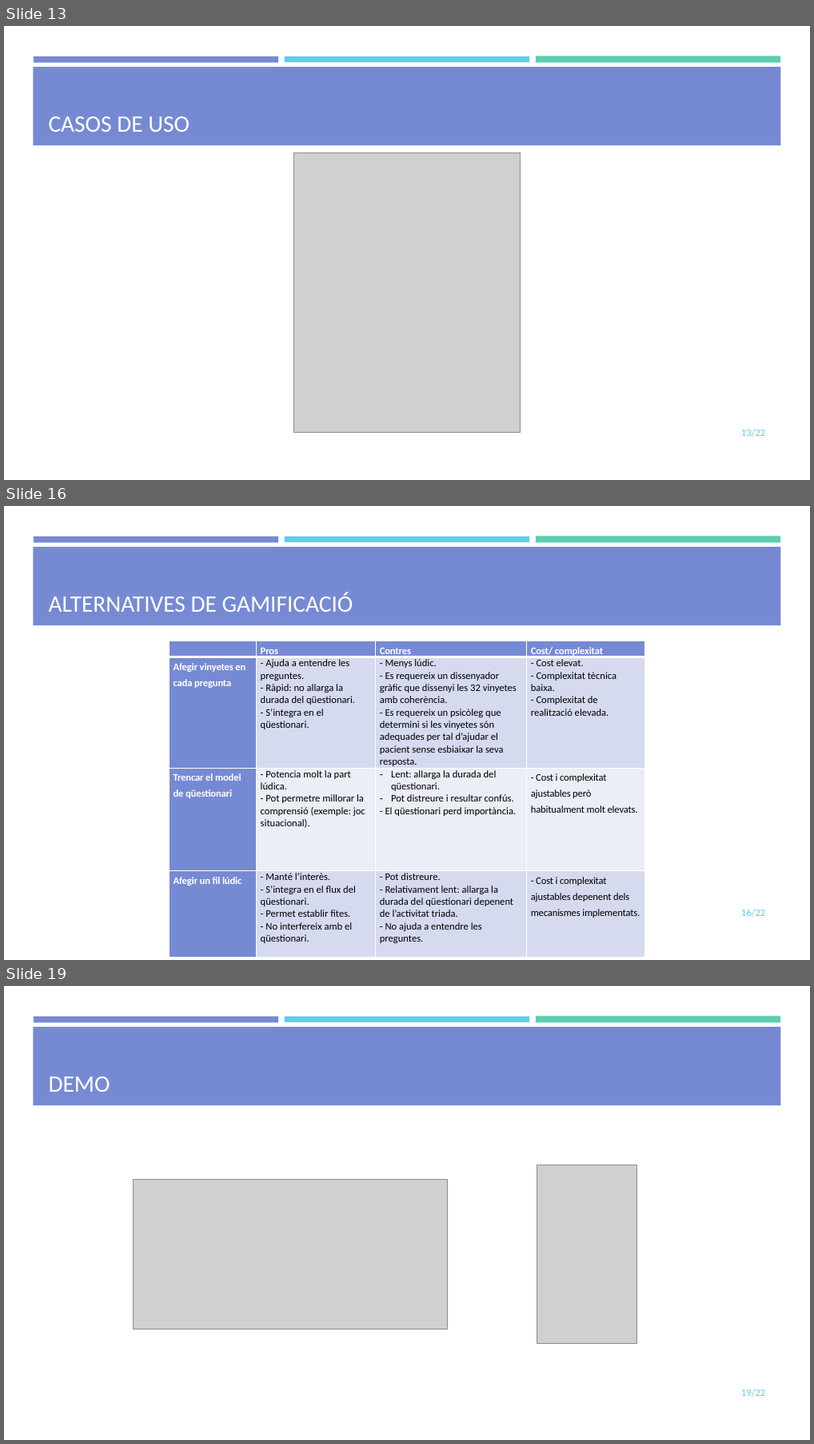
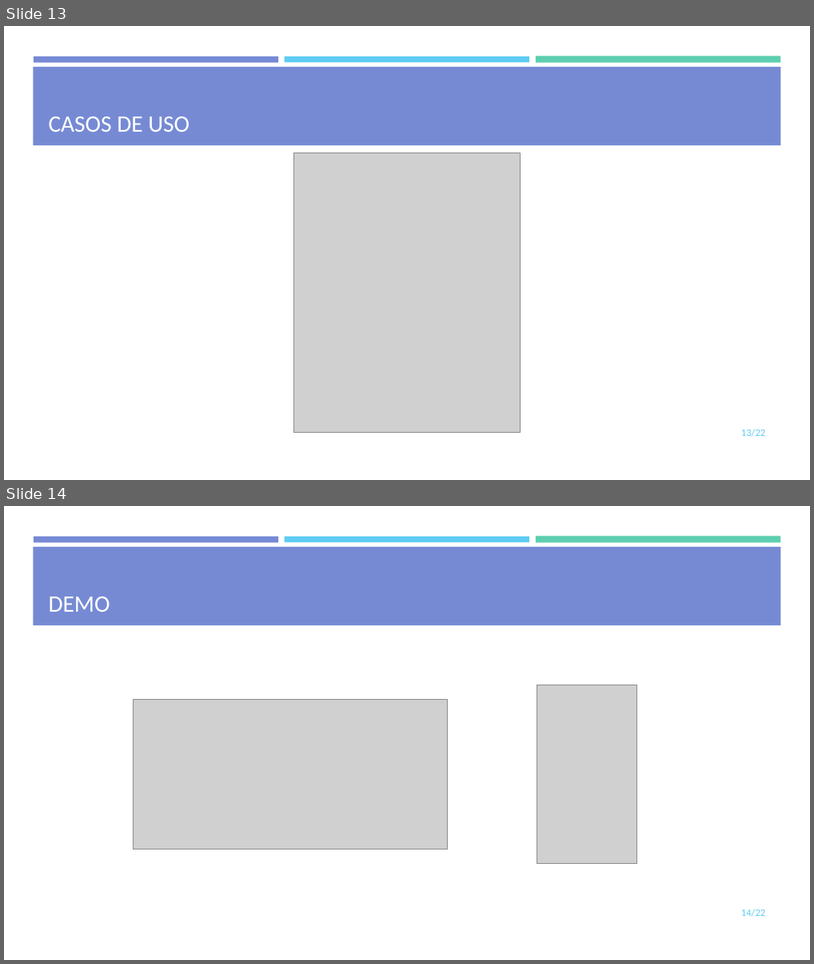
Before and after one commit to mdlunag/tfg, a slide deck: tfg_presentacio.pptx. Shown one above the other, each under a label of ours: slides 13, 16 and 19 before the commit, slides 13 and 14 after it; the slides between them are not shown. The pictures are 814x1444 and 814x964 pixels, drawn with LibreOffice and Linux fonts; fonts in the diff are those of the drawing; grey boxes stand for pictures. Boxes give left, top, right and bottom in pixels: in the first picture for what was removed or moved away, otherwise in the second. Text is boxed around its words. In the diff, an @@ line names an element or a change of style, - is before the commit and + after.

Commit message:
pp

```diff
--- a/tfg_presentacio.pptx
+++ b/tfg_presentacio.pptx
@@ slide 16 removed at bbox=[4, 506, 810, 960], background #FFFFFF; not listed: 4 template elements that a slide beside it also shows @@
@@ title removed at bbox=[49, 592, 354, 612] @@
-ALTERNATIVES DE GAMIFICACIÓ
@@ table removed at bbox=[169, 641, 646, 953], 4 rows, 4 columns @@
- | Pros | Contres | Cost/ complexitat
-Afegir vinyetes en cada pregunta | - Ajuda a entendre les preguntes. / - Ràpid: no allarga la durada del qüestionari. / - S’integra en el qüestionari. | - Menys lúdic. / - Es requereix un dissenyador gràfic que dissenyi les 32 vinyetes amb coherència. / - Es requereix un psicòleg que determini si les vinyetes són adequades per tal d’ajudar el pacient sense esbiaixar la seva resposta. | - Cost elevat. / - Complexitat tècnica baixa. / - Complexitat de realització elevada.
-Trencar el model de qüestionari | - Potencia molt la part lúdica. / - Pot permetre millorar la comprensió (exemple: joc situacional). | Lent: allarga la durada del qüestionari. / Pot distreure i resultar confús. / - El qüestionari perd importància. | - Cost i complexitat ajustables però habitualment molt elevats.
-Afegir un fil lúdic | - Manté l’interès. / - S’integra en el flux del qüestionari. / - Permet establir fites. / - No interfereix amb el qüestionari. | - Pot distreure. / - Relativament lent: allarga la durada del qüestionari depenent de l’activitat triada. / - No ajuda a entendre les preguntes. | - Cost i complexitat ajustables depenent dels mecanismes implementats.
@@ page number removed at bbox=[742, 908, 766, 916] @@
-16/22
@@ what was slide 19 is now slide 14 @@
@@ page number at bbox=[742, 908, 766, 916]: text changed @@
-19/22
+14/22
```
Also in this commit, not shown: 1 slide changed, 4 other slides removed.
